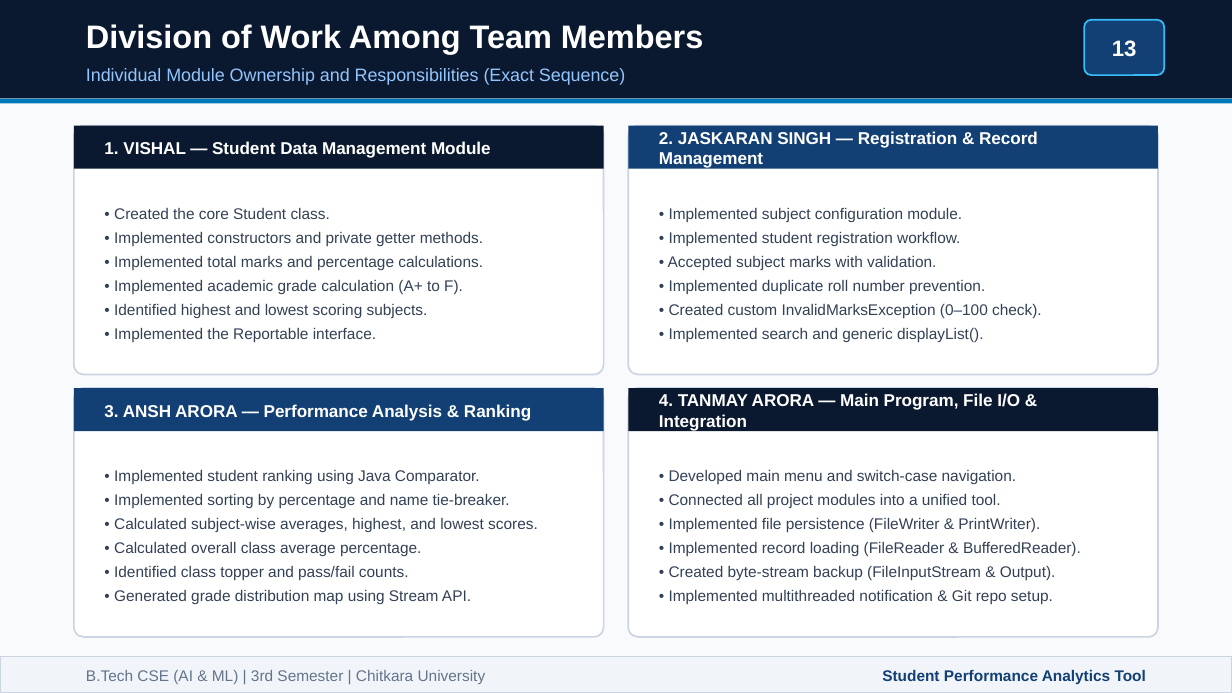
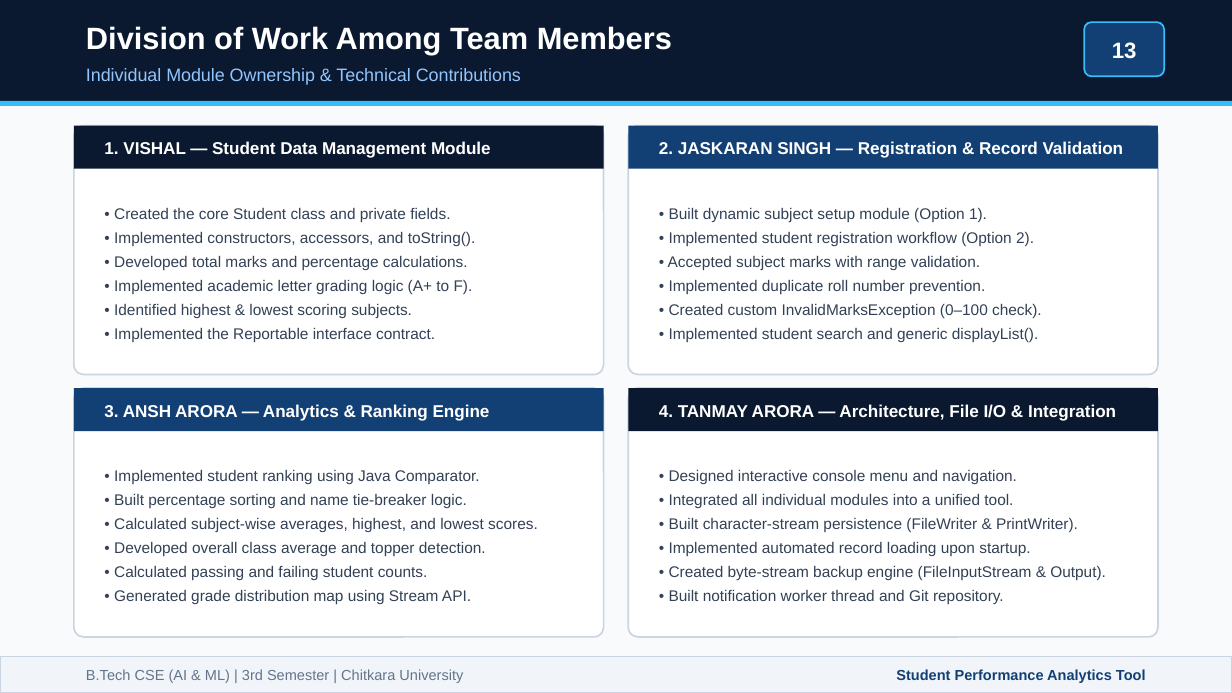
Before and after one commit to Tanmay-Arora19/java_project_sem3, a slide deck: slide 13 of Student_Performance_Analytics_Presentation.pptx. Drawn at 1232x693 pixels with LibreOffice and Linux fonts; fonts in the diff are those of the drawing. Boxes give left, top, right and bottom in pixels: in the first picture for what was removed or moved away, otherwise in the second. Text is boxed around its words. In the diff, an @@ line names an element or a change of style, - is before the commit and + after.

Commit message:
Streamline presentation: decrease text density, enhance visual polish, and make slides impressive

```diff
--- a/Student_Performance_Analytics_Presentation.pptx
+++ b/Student_Performance_Analytics_Presentation.pptx
@@ text "Division of Work Among Team ..." at (x1=86, y1=26, x2=672, y2=54): size 19 to 18 pt @@
@@ rounded rectangle at (x1=1084, y1=22, x2=1164, y2=76): proportions changed @@
@@ text at (x1=86, y1=68, x2=521, y2=85): text changed @@
-Individual Module Ownership and Responsibilities (Exact Sequence)
+Individual Module Ownership & Technical Contributions
@@ rectangle at (x1=0, y1=101, x2=1232, y2=106): fill #0077B6 to #38BDF8 @@
@@ text at (x1=659, y1=141, x2=1124, y2=158): text changed @@
-2. JASKARAN SINGH — Registration & Record Management
+2. JASKARAN SINGH — Registration & Record Validation
@@ text at (x1=114, y1=208, x2=476, y2=342): text changed @@
-• Created the core Student class.
-• Implemented constructors and private getter methods.
-• Implemented total marks and percentage calculations.
-• Implemented academic grade calculation (A+ to F).
-• Identified highest and lowest scoring subjects.
-• Implemented the Reportable interface.
+• Created the core Student class and private fields.
+• Implemented constructors, accessors, and toString().
+• Developed total marks and percentage calculations.
+• Implemented academic letter grading logic (A+ to F).
+• Identified highest & lowest scoring subjects.
+• Implemented the Reportable interface contract.
@@ text at (x1=668, y1=208, x2=1034, y2=270): text changed @@
-• Implemented subject configuration module.
-• Implemented student registration workflow.
-• Accepted subject marks with validation.
+• Built dynamic subject setup module (Option 1).
+• Implemented student registration workflow (Option 2).
+• Accepted subject marks with range validation.
@@ text at (x1=669, y1=328, x2=1038, y2=342): text changed @@
-• Implemented search and generic displayList().
+• Implemented student search and generic displayList().
@@ text at (x1=104, y1=404, x2=490, y2=421): text changed @@
-3. ANSH ARORA — Performance Analysis & Ranking
+3. ANSH ARORA — Analytics & Ranking Engine
@@ text at (x1=659, y1=404, x2=1116, y2=421): text changed @@
-4. TANMAY ARORA — Main Program, File I/O & Integration
+4. TANMAY ARORA — Architecture, File I/O & Integration
@@ text at (x1=669, y1=470, x2=1106, y2=604): text changed @@
-• Developed main menu and switch-case navigation.
-• Connected all project modules into a unified tool.
-• Implemented file persistence (FileWriter & PrintWriter).
-• Implemented record loading (FileReader & BufferedReader).
-• Created byte-stream backup (FileInputStream & Output).
-• Implemented multithreaded notification & Git repo setup.
+• Designed interactive console menu and navigation.
+• Integrated all individual modules into a unified tool.
+• Built character-stream persistence (FileWriter & PrintWriter).
+• Implemented automated record loading upon startup.
+• Created byte-stream backup engine (FileInputStream & Output).
+• Built notification worker thread and Git repository.
@@ text at (x1=114, y1=494, x2=467, y2=508): text changed @@
-• Implemented sorting by percentage and name tie-breaker.
+• Built percentage sorting and name tie-breaker logic.
@@ text at (x1=114, y1=542, x2=486, y2=580): text changed @@
-• Calculated overall class average percentage.
-• Identified class topper and pass/fail counts.
+• Developed overall class average and topper detection.
+• Calculated passing and failing student counts.
@@ text "B.Tech CSE (AI & ML) ..." at (x1=86, y1=669, x2=463, y2=683): size 9 to 8.5 pt @@
@@ text "Student Performance Analytics Tool" at (x1=896, y1=669, x2=1146, y2=683): size 9 to 8.5 pt @@
```
Also in this commit, not shown: 14 other slides changed, 2 other files.
